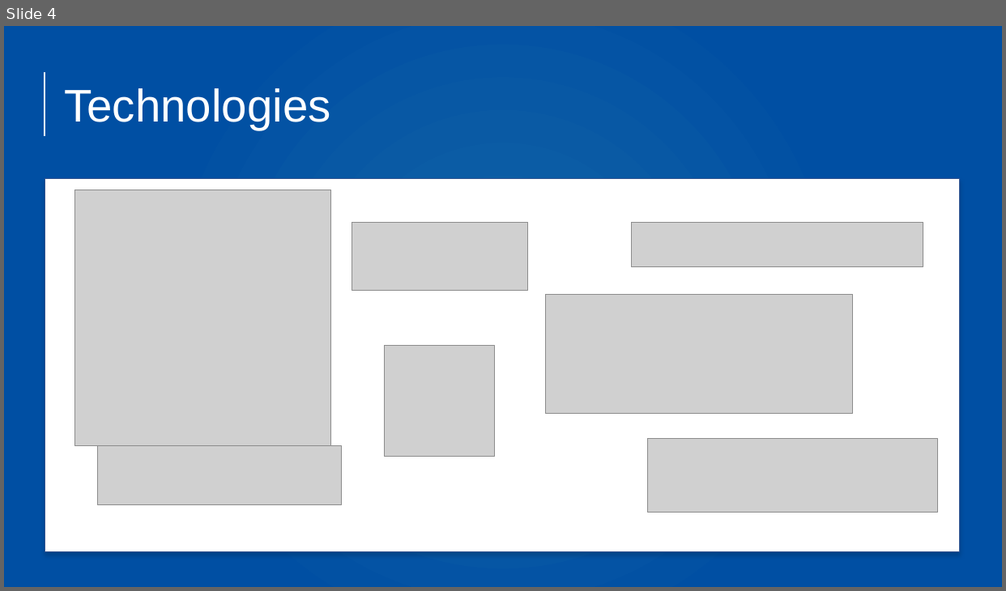
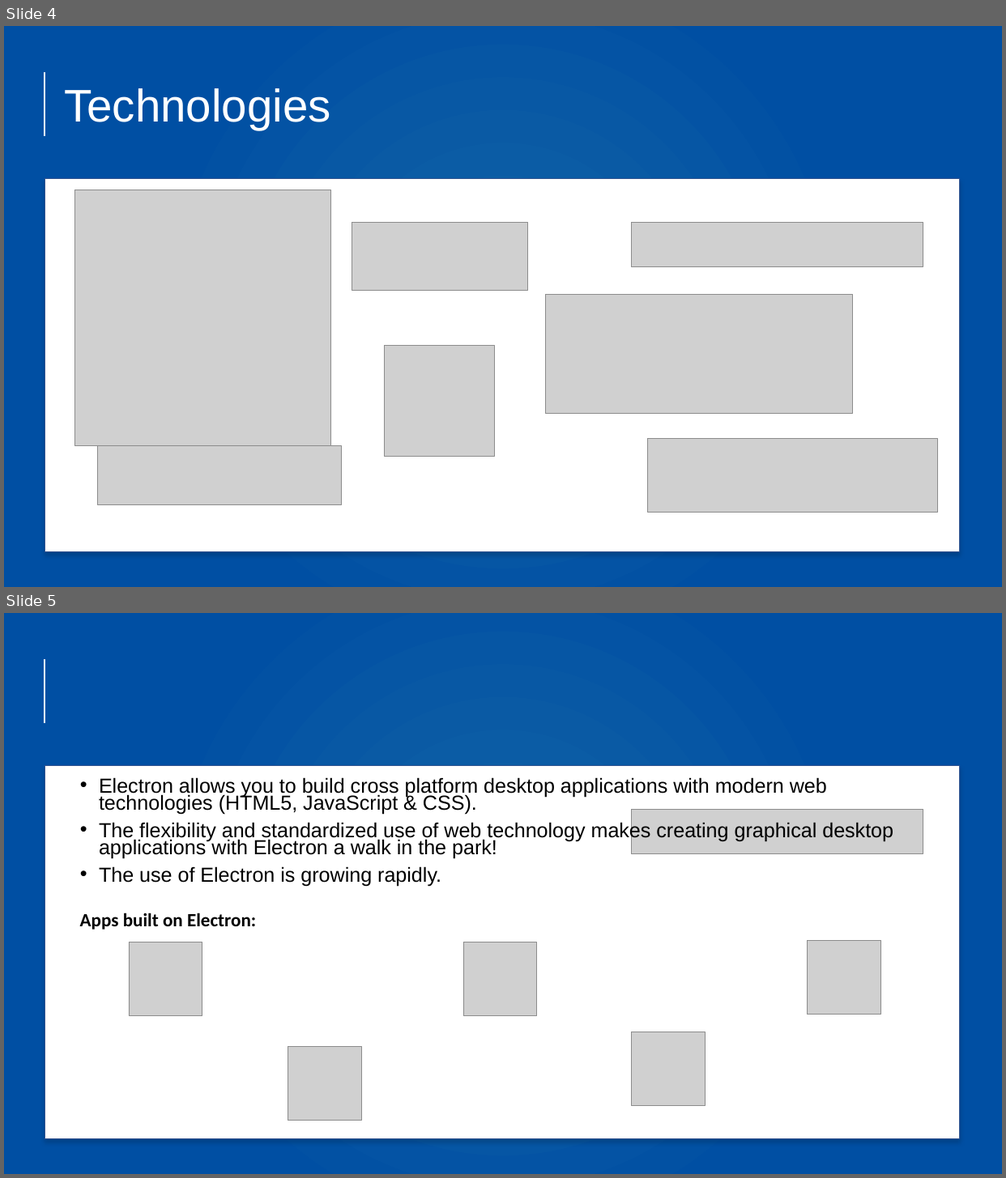
Before and after one commit to ben-pearce/connect-four, a slide deck: final/presentation.pptx. Shown one above the other, each under a label of ours: slide 4 before the commit, slides 4 and 5 after it. The pictures are 1006x591 and 1006x1178 pixels, drawn with LibreOffice and Linux fonts; fonts in the diff are those of the drawing; grey boxes stand for pictures. Boxes give left, top, right and bottom in pixels: in the first picture for what was removed or moved away, otherwise in the second. Text is boxed around its words. In the diff, an @@ line names an element or a change of style, - is before the commit and + after.

```diff
--- a/final/presentation.pptx
+++ b/final/presentation.pptx
@@ slide 5 added at (4,613,1002,1174), background gradient #1365A6 to #004FA3 @@
@@ line added from (44, 659) to (44, 724), #FFFFFF 2 pt @@
@@ rectangle added at (44,766,960,1139), fill #FFFFFF, outline #325491 1 pt @@
@@ text added at (99,777,893,887), 19.6 pt, text #000000 @@
+• Electron allows you to build cross platform desktop applications with modern web technologies (HTML5, JavaScript & CSS).
+• The flexibility and standardized use of web technology makes creating graphical desktop applications with Electron a walk in the park!
+• The use of Electron is growing rapidly.
@@ picture added at (632,809,923,854) @@
@@ text added at (80,913,256,930), 18 pt, text #000000, bold @@
+Apps built on Electron:
@@ picture added at (129,943,202,1016) @@
@@ picture added at (463,943,537,1016) @@
@@ picture added at (808,941,880,1014) @@
@@ picture added at (288,1047,361,1121) @@
@@ picture added at (632,1033,705,1105) @@
```
Also in this commit, not shown: 1 slide changed, 5 other slides added.
